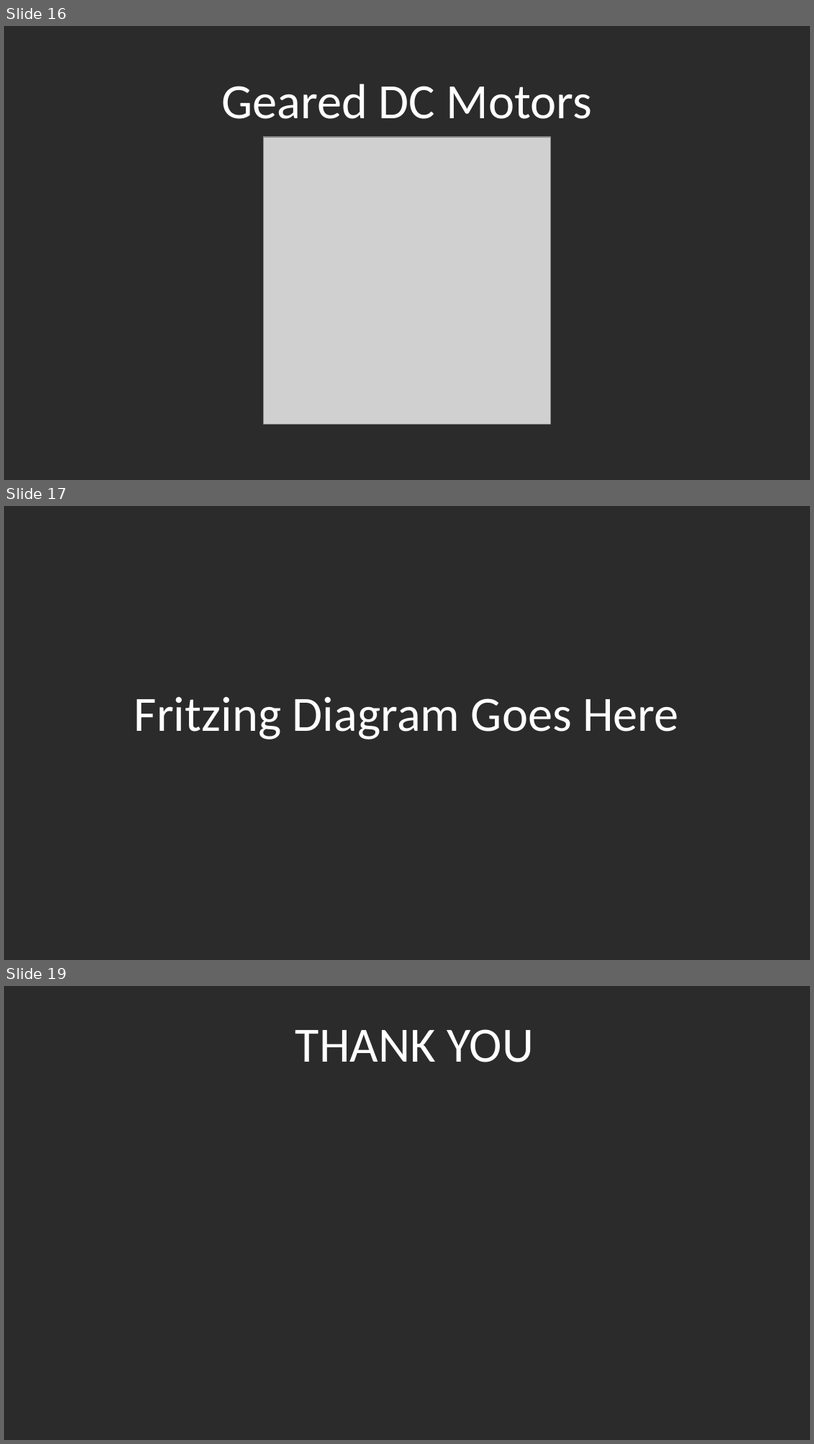
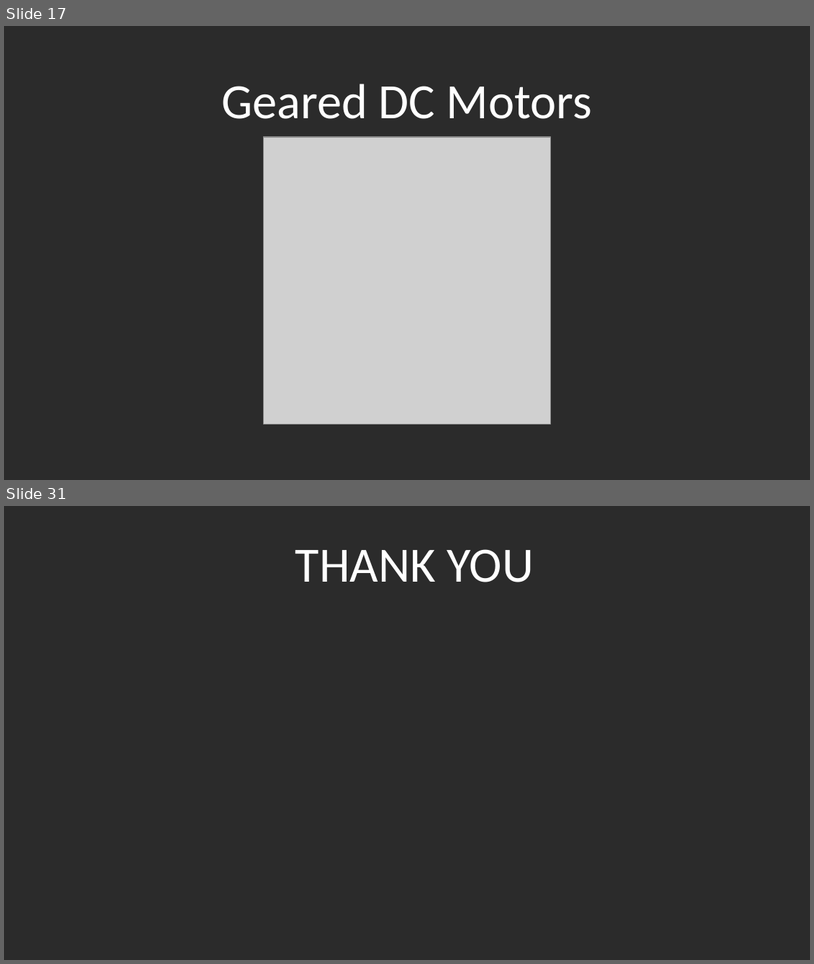
Before and after one commit to The-Assembly/Line_following_Rover, a slide deck: Create a robot rover to follow a fixed path using Raspberry Pi.pptx. Shown one above the other, each under a label of ours: slides 16, 17 and 19 before the commit, slides 17 and 31 after it; the slides between them are not shown. The pictures are 814x1444 and 814x964 pixels, drawn with LibreOffice and Linux fonts; fonts in the diff are those of the drawing; grey boxes stand for pictures; background and template pictures are left out; a plain dark background stands for a picture behind light text. Boxes give left, top, right and bottom in pixels: in the first picture for what was removed or moved away, otherwise in the second. Text is boxed around its words. In the diff, an @@ line names an element or a change of style, - is before the commit and + after.

```diff
--- a/Create a robot rover to follow a fixed path using Raspberry Pi.pptx
+++ b/Create a robot rover to follow a fixed path using Raspberry Pi.pptx
@@ slide 17 removed at (x1=4, y1=506, x2=810, y2=960), background picture (left out) @@
@@ title removed at (x1=134, y1=697, x2=679, y2=739) @@
-Fritzing Diagram Goes Here
@@ what was slide 16 is now slide 17 @@
@@ what was slide 19 is now slide 31 @@
```
Also in this commit, not shown: 2 slides changed, 14 slides added, 1 other slide removed.
